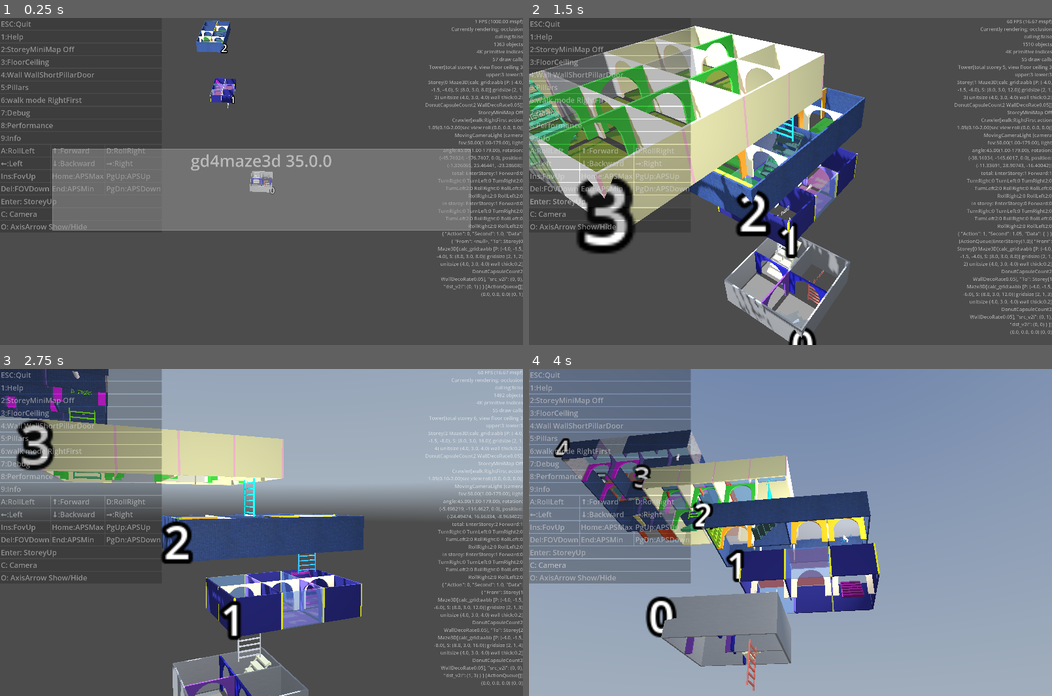
Above: before the commit, frames 1-4 (two rows, left to right).
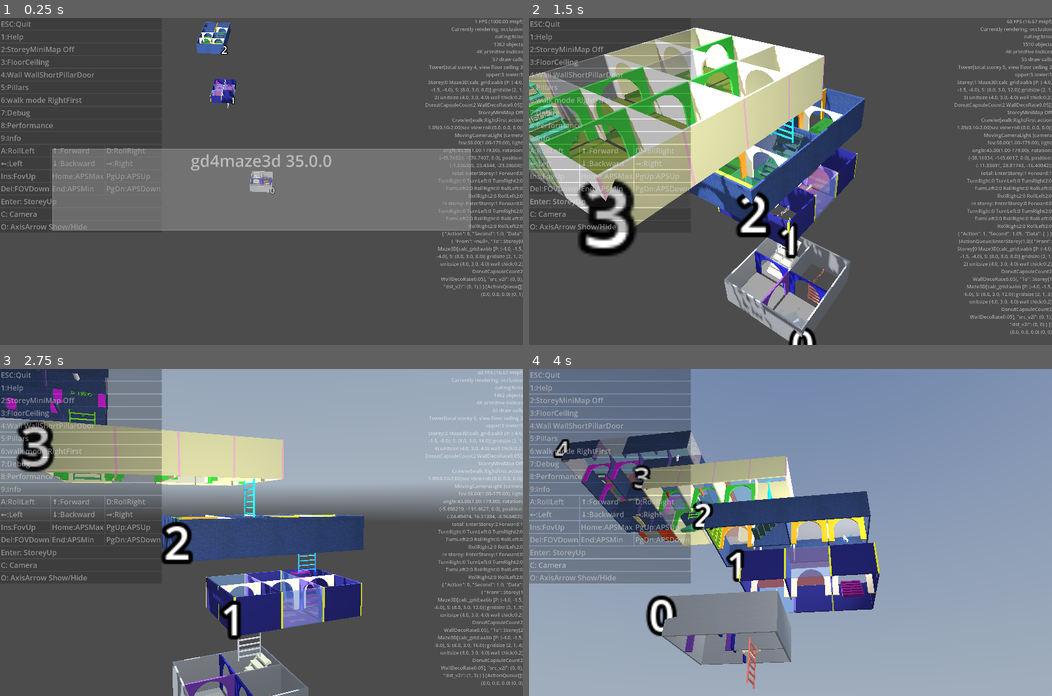
Above: after the commit, the same moments.

Repository: kasworld/gd4maze3d
Game: Godot game, scene res://main.tscn
The game is run twice, just before and just after one commit, with the same random seed, the same clock (stepped at 60 frames per second) and the same inputs. A sky picture missing from this copy of the repository is replaced by a grey-blue gradient.
Inputs (mouse positions are in pixels of both pictures, inside the frame that each line leads up to):
- Up to frame 1 (0.25 s): no input
- Up to frame 2 (1.5 s): click "Enter: StoreyUp" at 0.5 s; click "Enter: StoreyUp" at 1.25 s
- Up to frame 3 (2.75 s): tap Enter at 2 s; move the mouse to (376, 516) at 2.02 s; hold Right from 2.03 s (still down); tap Q at 2.1 s; click (376, 516) at 2.17 s
- Up to frame 4 (4 s): move the mouse to (685, 548) at 2.77 s; release Right at 2.78 s; hold Down 2.78-3.53 s; tap E at 2.85 s; move the mouse to (842, 460) at 3.52 s; hold Right from 3.53 s (still down); tap 1 at 3.6 s

The runs differ from the first frame. In frame 1, 0.4% of the frame differs, in the area x 37-95%, y 0-54%; in frame 2, 6.8%, in the area x 0-93%, y 2-100%; in frame 3, 2.6%; in frame 4, 2.3%.
Error in both runs: Invalid call. Nonexistent function 'enqueue_with_speed' in base 'RefCounted (ActionQueue)'. (res://main.gd:183)

Commit message:
adjust wall_thick_rate

Diff:
--- a/storey/storey.gd
+++ b/storey/storey.gd
@@ -89,11 +89,12 @@
 	sw.split("maze2d")
 	maze2d.init_astar()
 	sw.split("maze2d init_astar")
-	var floor_ceiling_height :float = cell_size.y *0.01
+	var wall_thick_rate := 0.05
+	var floor_ceiling_height :float = 0.0 # cell_size.y *0.01
 	maze3d = preload("res://maze_3d/maze_3d.tscn").instantiate()
-	maze3d.init_params(maze2d, cell_size, cell_size.y *0.05, 1.0/(grid_size.x*grid_size.y))
+	maze3d.init_params(maze2d, cell_size, cell_size.y *wall_thick_rate, 1.0/(grid_size.x*grid_size.y))
 	sw.split("maze3d init_params")
-	maze3d.init_floor_ceiling_plane(Vector2i(1,1), floor_ceiling_height, 0.9,
+	maze3d.init_floor_ceiling_plane(Vector2i(1,1), floor_ceiling_height, 1.0-wall_thick_rate,
 		Color(RandomColorIter.get_and_next(), 0.5),
 		Color(RandomColorIter.get_and_next(), 0.5),
 	)
